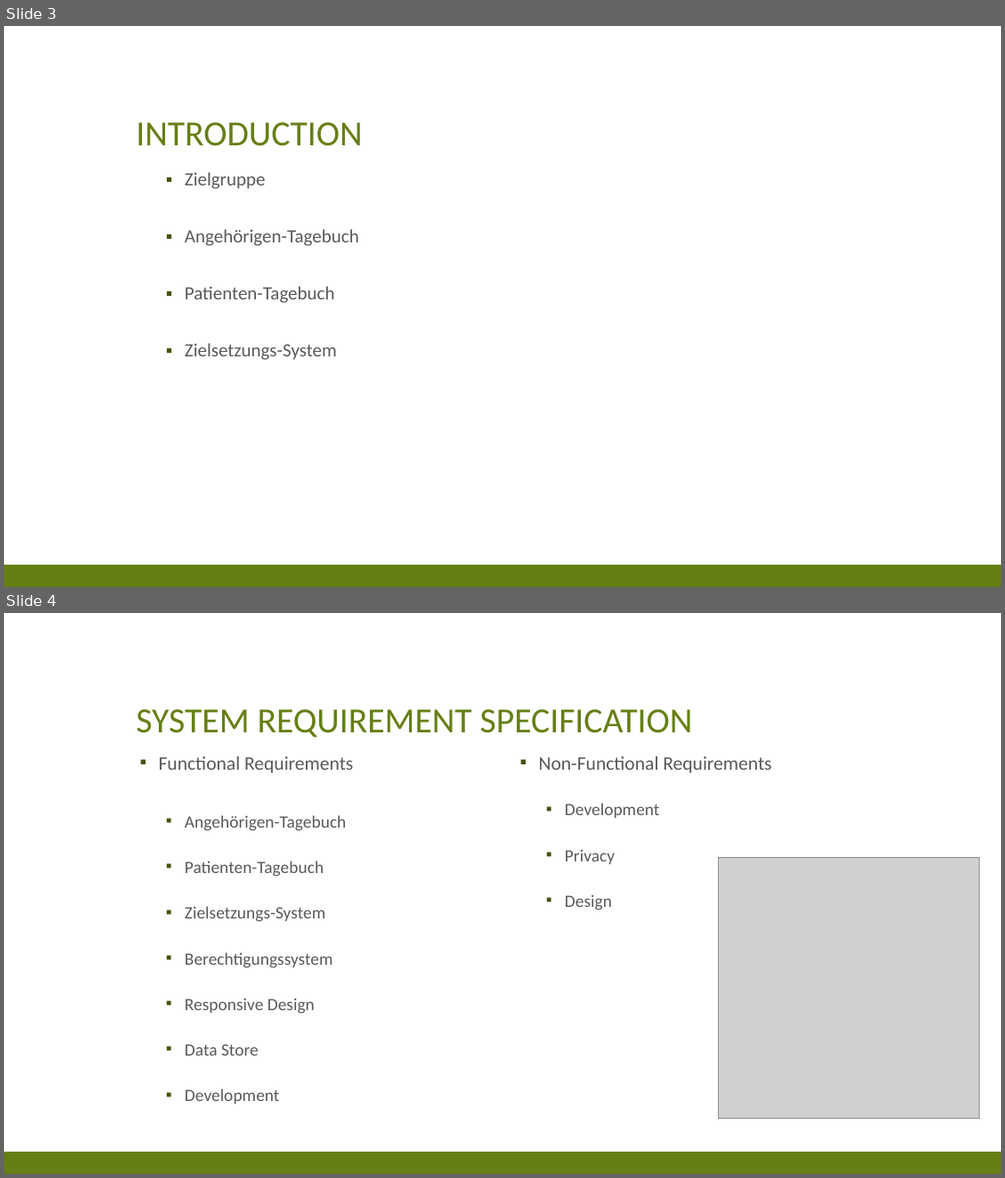
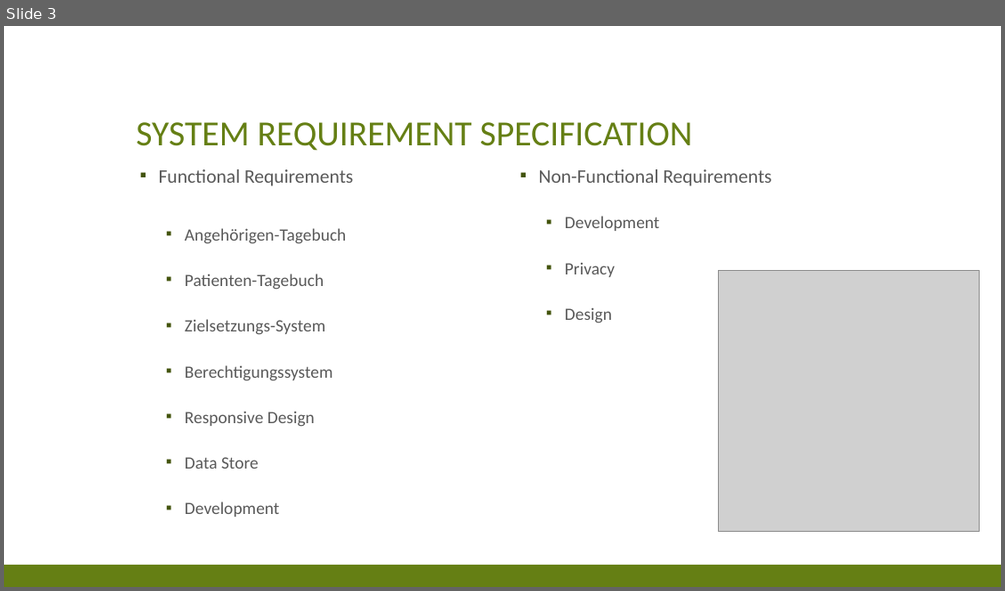
Before and after one commit to res13/ch.bfh.bti7081.s2018.white, a slide deck: doc/task02/Presentation_2.pptx. Shown one above the other, each under a label of ours: slides 3 and 4 before the commit, slide 3 after it. The pictures are 1005x1178 and 1005x591 pixels, drawn with LibreOffice and Linux fonts; fonts in the diff are those of the drawing; grey boxes stand for pictures. Boxes give left, top, right and bottom in pixels: in the first picture for what was removed or moved away, otherwise in the second. Text is boxed around its words. In the diff, an @@ line names an element or a change of style, - is before the commit and + after.

```diff
--- a/doc/task02/Presentation_2.pptx
+++ b/doc/task02/Presentation_2.pptx
@@ slide 3 removed at [4,26,1001,587], background #FFFFFF; not listed: 1 template element that a slide beside it also shows @@
@@ title removed at [136,122,362,146] @@
-INTRODUCTION
@@ text removed at [185,172,359,360] @@
-  ▪ Zielgruppe
-  ▪ Angehörigen-Tagebuch
-  ▪ Patienten-Tagebuch
-  ▪ Zielsetzungs-System
@@ what was slide 4 is now slide 3 @@
```
Also in this commit, not shown: 1 slide changed, 2 slides added, 1 other slide removed, 1 other file.
